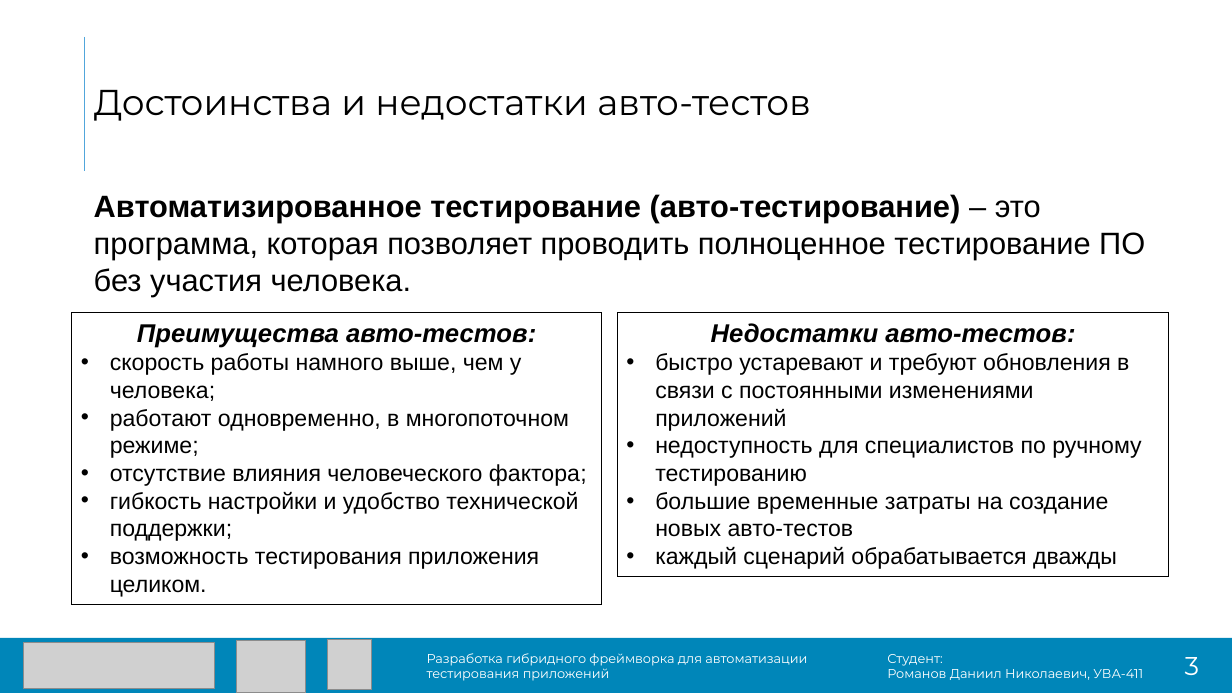
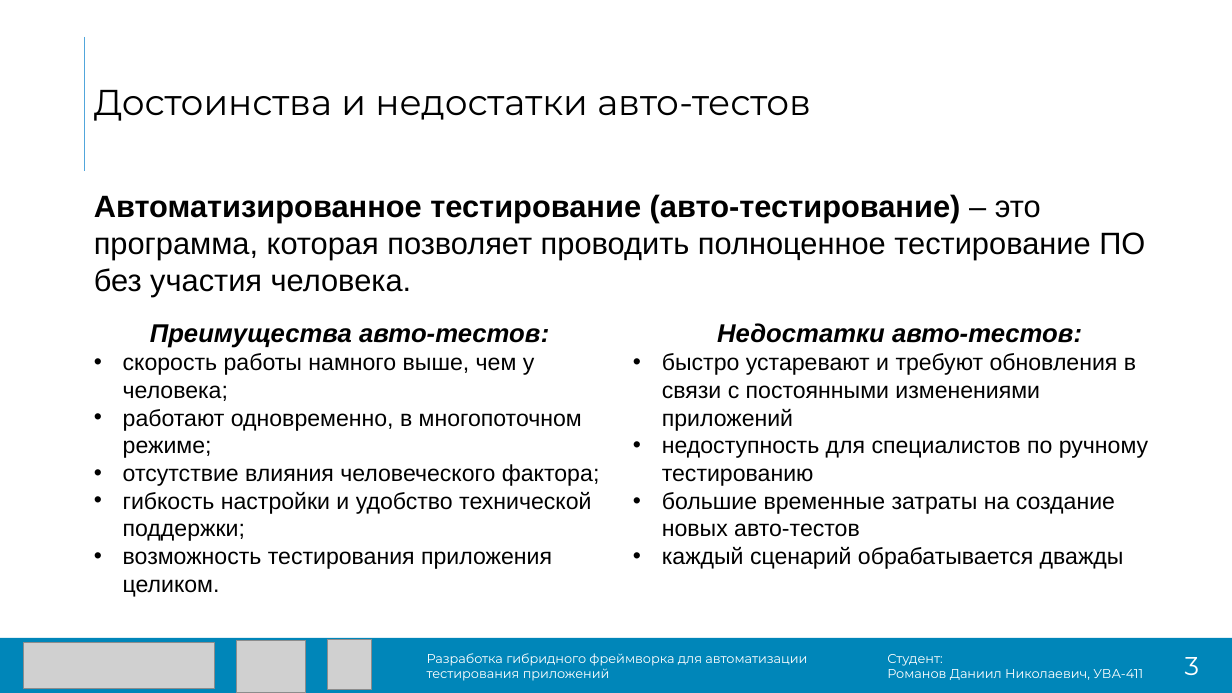
Before and after one commit to DanielRomanoff/practice, a slide deck: slide 3 of презентация.pptx. Drawn at 1232x693 pixels with LibreOffice and Linux fonts; fonts in the diff are those of the drawing; grey boxes stand for pictures. Boxes give left, top, right and bottom in pixels: in the first picture for what was removed or moved away, otherwise in the second. Text is boxed around its words. In the diff, an @@ line names an element or a change of style, - is before the commit and + after.

```diff
--- a/презентация.pptx
+++ b/презентация.pptx
@@ text "Преимущества авто-тестов:" at (123, 324, 600, 597): outline #000000 0.75 pt to none @@
@@ text "Преимущества авто-тестов:": place and size @@
-text "Преимущества авто-тестов:" at (72, 312, 602, 604)
+text "Преимущества авто-тестов:" at (123, 324, 600, 597)
@@ text "Недостатки авто-тестов:": place and size @@
-text "Недостатки авто-тестов:" at (617, 312, 1169, 577)
+text "Недостатки авто-тестов:" at (662, 323, 1148, 569)
@@ text "Недостатки авто-тестов:" at (662, 323, 1148, 569): outline #000000 0.75 pt to none @@
```
Also in this commit, not shown: 10 other slides changed, 1 slide added, 1 other file.
